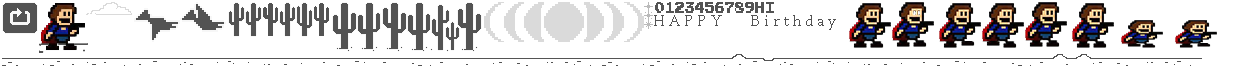
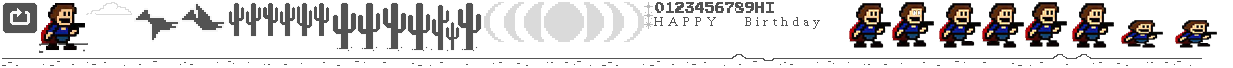
Layers edited between the first and the second (1233, 68) image:
painted on "H A P P Y B i r t h d a y" over [654, 15, 836, 30]
